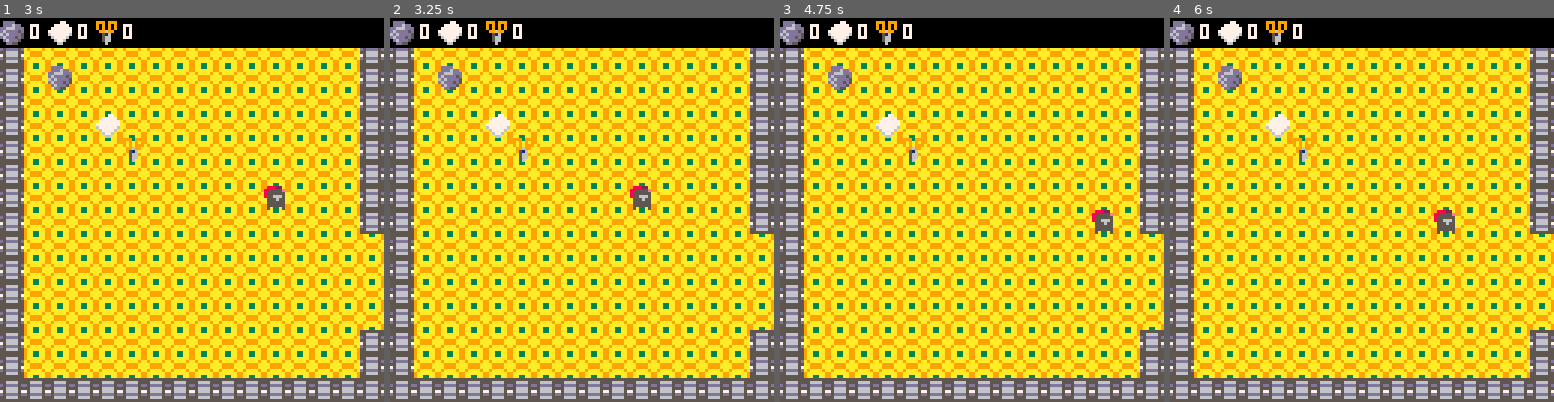
Above: before the commit, frames 1-4 (left to right).
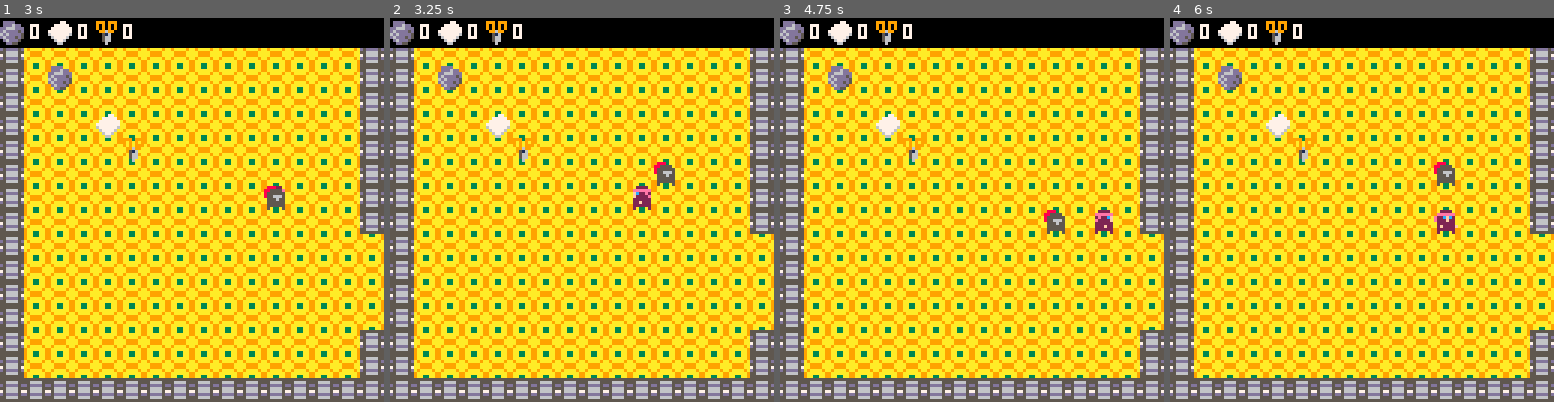
Above: after the commit, the same moments.

Repository: Braxmaster/Gamejam3012
Game: PICO-8 cartridge game.p8
The game is run twice, just before and just after one commit, with the same random seed, the same clock (stepped at 60 frames per second) and the same inputs.
Inputs:
- Up to frame 1 (3 s): tap X (X key) at 0.33, 1.07, 1.85, 2.97 s; tap O (Z key) at 0.7, 1.7, 2.1, 2.5, 2.9 s; hold Right 1.6-2.1 s; hold Up 2.15-2.42 s; hold Right from 2.47 s (still down)
- Up to frame 2 (3.25 s): release Right at 3.03 s; hold Left from 3.08 s (still down)
- Up to frame 3 (4.75 s): tap O (Z key) every 0.4 s from 3.3 to 4.5 s; release Left at 3.58 s; hold Down 3.63-3.97 s; hold Right 4.02-4.68 s; tap X (X key) at 4.08 s; hold Up from 4.73 s (still down)
- Up to frame 4 (6 s): tap O (Z key) at 4.9, 5.3, 5.7 s; release Up at 5.03 s; hold Left 5.08-5.68 s; tap X (X key) at 5.2 s; hold Down from 5.73 s (still down)

Frame 1 is identical in both runs. In frame 2, 0.5% of the frame differs, in the area x 62-75%, y 37-50%; in frame 3, 0.5%; in frame 4, 0.5%.

Commit message:
emenies now check where to go before player moves.

Diff:
--- a/game.p8
+++ b/game.p8
@@ -147,9 +147,9 @@
 
 function update_game()
   if btnp(0) or btnp(1) or btnp(2) or btnp(3) or btnp(4) or btnp(5) then
-    update_player()
     update_world()
     check_if_on_item()
+    update_player()
   end
   update_cam()
 end
